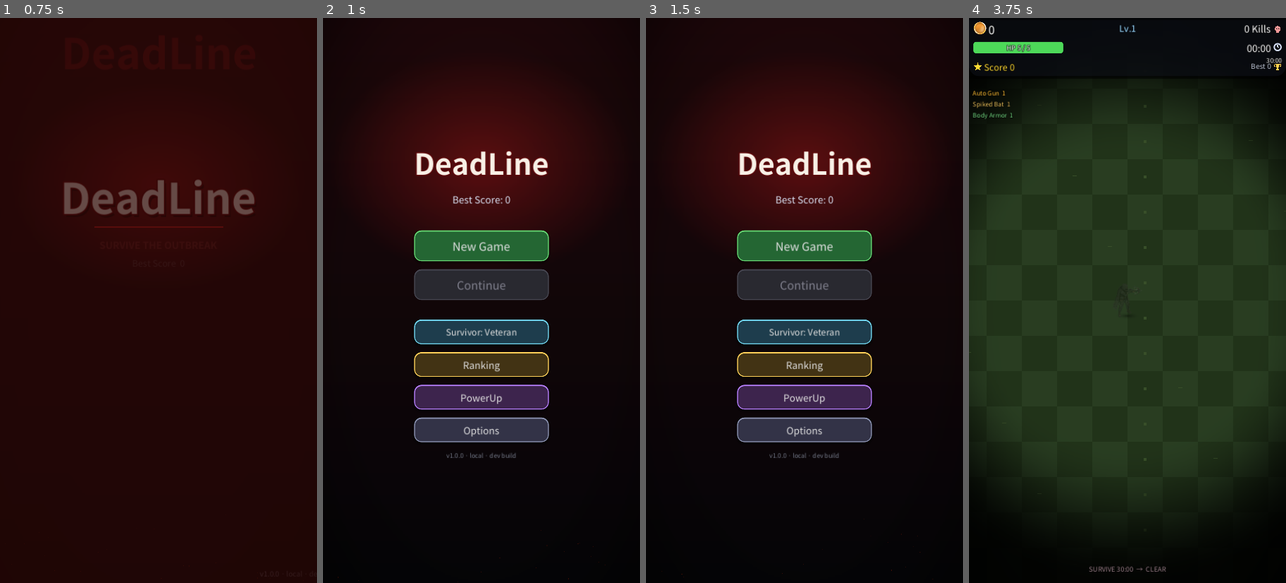
Above: before the commit, frames 1-4 (left to right).
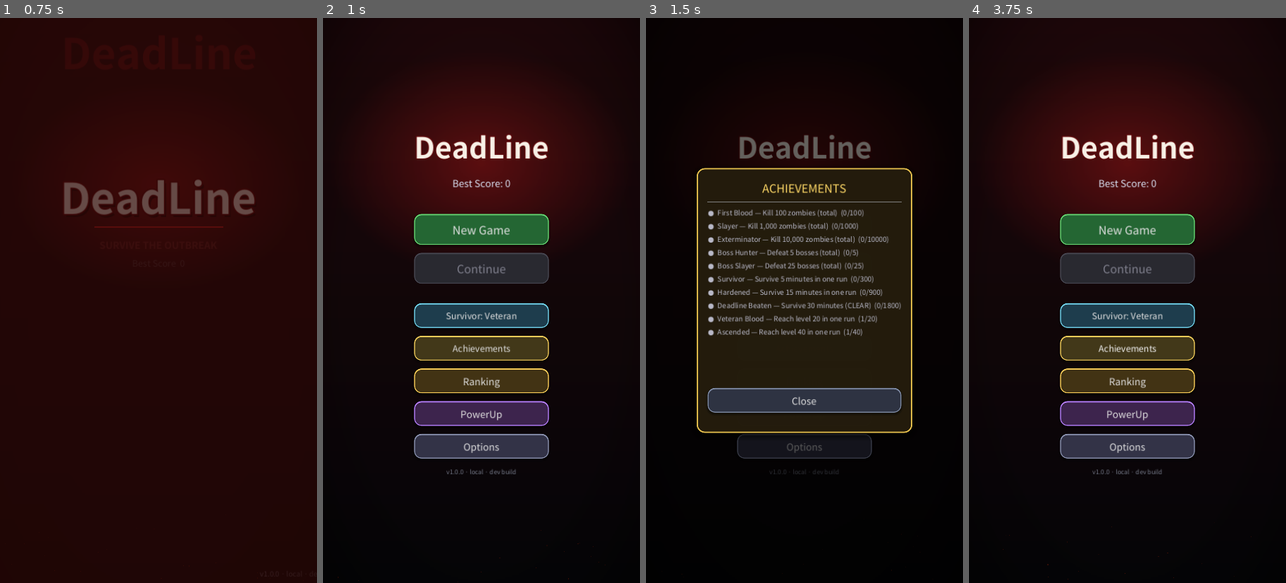
Above: after the commit, the same moments.

Repository: kosj/game_action_defence
Game: Godot game, scene res://scenes/TitleScreen.tscn
Same seed, same stepped clock (60 frames per second), same inputs: the game is played once before the commit and once after it. Sound files missing from this copy of the repository are replaced by a short silence.
Inputs (mouse positions are in pixels of both pictures, inside the frame that each line leads up to):
- Up to frame 1 (0.75 s): tap Enter at 0.5 s; move the mouse to (228, 272) at 0.52 s; click (228, 272) at 0.67 s
- Up to frame 2 (1 s): no input
- Up to frame 3 (1.5 s): click (804, 345) at 1.25 s, where only the run after the commit has a clickable "Achievements"
- Up to frame 4 (3.75 s): click "New Game" at 2 s; click "New Game" at 2.75 s; click (1251, 46) at 3.5 s, where only the run before the commit has a clickable "Skip"

Frame 1 is identical in both runs. In frame 2, 16% of the frame differs, in the area x 28-72%, y 20-81%; in frame 3, 28%; in frame 4, 68%, in the area x 0-100%, y 0-100%.

Commit message:
Phase 5-B: achievements (tracking + rewards + UI)
Add a data-driven achievement system that tracks lifetime/best-run metrics,
unlocks milestones for meta-gold rewards, and surfaces them in-game and in
the menu.

- AchievementData (id/display/desc/metric/threshold/reward_gold) + index
  AchievementDB; generator; data/achievements.tres (10: kill 100/1k/10k,
  boss 5/25, survive 5/15/30 min, level 20/40).
- AchievementManager (new autoload) subscribes to Events signals
  (zombie_killed / boss_died / elapsed_changed / level_up), maintains
  cumulative (total_kills, boss_kills) and best (best_time, best_level)
  stats, and on threshold unlocks -> MetaManager.reward_gold + emits
  achievement_unlocked. Progress/unlocks persist to
  user://achievements.save (saved immediately on unlock, flushed on death).
- MetaManager.reward_gold() helper to bank achievement rewards.
- HUD shows a brief trophy toast on unlock; MainMenu gains an Achievements
  overlay listing each entry with progress / checkmark.
- MASTER_PLAN.md: achievements row complete; 5-B logged, 5-C remaining.

Validated headless: --import parses clean; achievements.tres generates (10);
a tracking probe (100 kills / 300 s / level 20) unlocks kills_100, survive_5,
level_20 (kills_1k stays locked) and banks +230 meta gold (50+80+100); the
MainMenu scene builds the new overlay error-free.

Co-Authored-By: Claude Opus 4.8 <noreply@anthropic.com>
Claude-Session: https://claude.ai/code/session_01CGDKLmv2BxdFp7Sn7aQ7ZR

Diff:
--- /dev/null
+++ b/data/achievements.tres
@@ -0,0 +1,98 @@
+[gd_resource type="Resource" script_class="AchievementDB" load_steps=13 format=3]
+
+[ext_resource type="Script" path="res://scripts/data/AchievementData.gd" id="1_q8lkf"]
+[ext_resource type="Script" path="res://scripts/data/AchievementDB.gd" id="2_mqu0k"]
+
+[sub_resource type="Resource" id="Resource_vbxwi"]
+script = ExtResource("1_q8lkf")
+id = "kills_100"
+display = "First Blood"
+desc = "Kill 100 zombies (total)"
+metric = "total_kills"
+threshold = 100
+reward_gold = 50
+
+[sub_resource type="Resource" id="Resource_j1oyw"]
+script = ExtResource("1_q8lkf")
+id = "kills_1k"
+display = "Slayer"
+desc = "Kill 1,000 zombies (total)"
+metric = "total_kills"
+threshold = 1000
+reward_gold = 150
+
+[sub_resource type="Resource" id="Resource_dvic6"]
+script = ExtResource("1_q8lkf")
+id = "kills_10k"
+display = "Exterminator"
+desc = "Kill 10,000 zombies (total)"
+metric = "total_kills"
+threshold = 10000
+reward_gold = 500
+
+[sub_resource type="Resource" id="Resource_onplp"]
+script = ExtResource("1_q8lkf")
+id = "boss_5"
+display = "Boss Hunter"
+desc = "Defeat 5 bosses (total)"
+metric = "boss_kills"
+threshold = 5
+reward_gold = 100
+
+[sub_resource type="Resource" id="Resource_gqb67"]
+script = ExtResource("1_q8lkf")
+id = "boss_25"
+display = "Boss Slayer"
+desc = "Defeat 25 bosses (total)"
+metric = "boss_kills"
+threshold = 25
+reward_gold = 300
+
+[sub_resource type="Resource" id="Resource_ht1uj"]
+script = ExtResource("1_q8lkf")
+id = "survive_5"
+display = "Survivor"
+desc = "Survive 5 minutes in one run"
+metric = "best_time"
+threshold = 300
+reward_gold = 80
+
+[sub_resource type="Resource" id="Resource_i1hkw"]
+script = ExtResource("1_q8lkf")
+id = "survive_15"
+display = "Hardened"
+desc = "Survive 15 minutes in one run"
+metric = "best_time"
+threshold = 900
+reward_gold = 200
+
+[sub_resource type="Resource" id="Resource_hq1s1"]
+script = ExtResource("1_q8lkf")
+id = "survive_30"
+display = "Deadline Beaten"
+desc = "Survive 30 minutes (CLEAR)"
+metric = "best_time"
+threshold = 1800
+reward_gold = 500
+
+[sub_resource type="Resource" id="Resource_l3ays"]
+script = ExtResource("1_q8lkf")
+id = "level_20"
+display = "Veteran Blood"
+desc = "Reach level 20 in one run"
+metric = "best_level"
+threshold = 20
+reward_gold = 100
+
+[sub_resource type="Resource" id="Resource_va6jy"]
+script = ExtResource("1_q8lkf")
+id = "level_40"
+display = "Ascended"
+desc = "Reach level 40 in one run"
+metric = "best_level"
+threshold = 40
+reward_gold = 250
+
+[resource]
+script = ExtResource("2_mqu0k")
+achievements = Array[ExtResource("1_q8lkf")]([SubResource("Resource_vbxwi"), SubResource("Resource_j1oyw"), SubResource("Resource_dvic6"), SubResource("Resource_onplp"), SubResource("Resource_gqb67"), SubResource("Resource_ht1uj"), SubResource("Resource_i1hkw"), SubResource("Resource_hq1s1"), SubResource("Resource_l3ays"), SubResource("Resource_va6jy")])
--- a/project.godot
+++ b/project.godot
@@ -23,6 +23,7 @@
 SaveManager="*res://scripts/SaveManager.gd"
 MetaManager="*res://scripts/MetaManager.gd"
 CharacterManager="*res://scripts/CharacterManager.gd"
+AchievementManager="*res://scripts/AchievementManager.gd"
 RankingManager="*res://scripts/RankingManager.gd"
 AdManager="*res://scripts/AdManager.gd"
 Locale="*res://scripts/Locale.gd"
--- /dev/null
+++ b/scripts/AchievementManager.gd
@@ -0,0 +1,93 @@
+extends Node
+## 도전과제 추적/해금 관리 (Autoload "AchievementManager").
+## Events 시그널로 지표(누적 처치·보스·최고 생존시간·최고 레벨)를 갱신하고, 임계 도달 시 해금 →
+## 메타 골드 보상 + achievement_unlocked 알림. 진행/해금 상태를 user://achievements.save 에 보존한다.
+
+const SAVE_PATH := "user://achievements.save"
+
+var stats: Dictionary = {"total_kills": 0, "boss_kills": 0, "best_time": 0, "best_level": 1}
+var _unlocked: Dictionary = {}   # id -> true
+var _dirty: bool = false
+
+
+func _ready() -> void:
+	_load()
+	Events.zombie_killed.connect(func(): _add("total_kills", 1))
+	Events.boss_died.connect(func(): _add("boss_kills", 1))
+	Events.elapsed_changed.connect(func(sec: float): _set_max("best_time", int(sec)))
+	Events.level_up.connect(func(lvl: int): _set_max("best_level", lvl))
+	Events.player_died.connect(_flush)
+
+
+func is_unlocked(id: String) -> bool:
+	return _unlocked.has(id)
+
+
+func progress(metric: String) -> int:
+	return int(stats.get(metric, 0))
+
+
+## 누적 지표 증가.
+func _add(metric: String, n: int) -> void:
+	stats[metric] = int(stats.get(metric, 0)) + n
+	_dirty = true
+	_check(metric)
+
+
+## 최고값 지표 갱신(단일 런 최고 생존/레벨 등).
+func _set_max(metric: String, value: int) -> void:
+	if value > int(stats.get(metric, 0)):
+		stats[metric] = value
+		_dirty = true
+		_check(metric)
+
+
+## 해당 지표를 쓰는 미해금 과제 중 임계 도달분을 해금한다.
+func _check(metric: String) -> void:
+	for a in GameData.achievements:
+		if a == null or a.metric != metric or _unlocked.has(a.id):
+			continue
+		if int(stats.get(metric, 0)) >= a.threshold:
+			_unlock(a)
+
+
+func _unlock(a: AchievementData) -> void:
+	_unlocked[a.id] = true
+	if a.reward_gold > 0:
+		MetaManager.reward_gold(a.reward_gold)   # 메타 은행에 즉시 적립
+	Events.achievement_unlocked.emit(a.display)
+	_save()   # 해금은 즉시 저장(보상 유실 방지)
+
+
+## 런 종료 시(사망) 진행 저장 — 매 처치마다 디스크 쓰기를 피하기 위한 지연 저장.
+func _flush() -> void:
+	if _dirty:
+		_save()
+
+
+func _load() -> void:
+	if not FileAccess.file_exists(SAVE_PATH):
+		return
+	var f := FileAccess.open(SAVE_PATH, FileAccess.READ)
+	if f == null:
+		return
+	var parsed = JSON.parse_string(f.get_as_text())
+	f.close()
+	if typeof(parsed) != TYPE_DICTIONARY:
+		return
+	var st = parsed.get("stats", {})
+	if typeof(st) == TYPE_DICTIONARY:
+		for k in st.keys():
+			stats[str(k)] = int(st[k])
+	var un = parsed.get("unlocked", [])
+	if typeof(un) == TYPE_ARRAY:
+		for id in un:
+			_unlocked[str(id)] = true
+
+
+func _save() -> void:
+	var f := FileAccess.open(SAVE_PATH, FileAccess.WRITE)
+	if f:
+		f.store_string(JSON.stringify({"stats": stats, "unlocked": _unlocked.keys()}))
+		f.close()
+	_dirty = false
--- a/scripts/Events.gd
+++ b/scripts/Events.gd
@@ -82,6 +82,7 @@
 signal inventory_changed        # 무기/패시브 인벤토리 변경 — HUD 장착 표시 갱신
 signal evolution_offer          # 진화 보물상자 개봉 — LevelUpPanel 이 진화 선택지를 띄운다
 signal elite_pack               # 예약 엘리트 팩 등장(주기적) — 진화 상자 드롭 트리거
+signal achievement_unlocked(title: String)   # 도전과제 달성 — HUD 토스트 알림
 
 var total_gold: int = 0
 var total_kills: int = 0
--- a/scripts/HUD.gd
+++ b/scripts/HUD.gd
@@ -123,6 +123,7 @@
 	Events.xp_changed.connect(_on_xp_changed)
 	Events.inventory_changed.connect(_on_inventory_changed)
 	Events.game_won.connect(_on_game_won)
+	Events.achievement_unlocked.connect(_on_achievement_unlocked)
 	restart_button.pressed.connect(_on_restart_pressed)
 	main_menu_button.pressed.connect(_on_main_menu_pressed)
 	AdManager.rewarded_granted.connect(_on_rewarded_granted)
@@ -232,6 +233,28 @@
 	_swarm_tween.parallel().tween_property(_swarm_banner, "scale", Vector2.ONE, 0.22).set_trans(Tween.TRANS_BACK).set_ease(Tween.EASE_OUT)
 	_swarm_tween.tween_interval(0.7)
 	_swarm_tween.tween_property(_swarm_banner, "modulate:a", 0.0, 0.4)
+
+
+## 도전과제 달성 토스트 — 화면 상단 중앙에 잠깐 떴다 사라진다(코드로 즉석 생성).
+func _on_achievement_unlocked(title: String) -> void:
+	var toast := Label.new()
+	toast.text = "🏆  %s" % title
+	toast.set_anchors_preset(Control.PRESET_CENTER_TOP)
+	toast.offset_top = 150.0
+	toast.horizontal_alignment = HORIZONTAL_ALIGNMENT_CENTER
+	toast.add_theme_font_size_override("font_size", 22)
+	toast.add_theme_color_override("font_color", Color(1.0, 0.85, 0.35))
+	toast.add_theme_color_override("font_outline_color", Color(0, 0, 0, 0.9))
+	toast.add_theme_constant_override("outline_size", 4)
+	toast.mouse_filter = Control.MOUSE_FILTER_IGNORE
+	toast.modulate.a = 0.0
+	add_child(toast)
+	var tw := create_tween()
+	tw.tween_property(toast, "modulate:a", 1.0, 0.25)
+	tw.parallel().tween_property(toast, "offset_top", 120.0, 0.25).set_trans(Tween.TRANS_BACK).set_ease(Tween.EASE_OUT)
+	tw.tween_interval(2.0)
+	tw.tween_property(toast, "modulate:a", 0.0, 0.5)
+	tw.tween_callback(toast.queue_free)
 
 
 func _on_player_health_changed(health: int, max_health: int) -> void:
--- a/scripts/MainMenu.gd
+++ b/scripts/MainMenu.gd
@@ -45,6 +45,12 @@
 var _char_dim: ColorRect
 var _char_panel: PanelContainer
 var _char_rows: Array = []       # [{ "btn": Button, "c": CharacterData }]
+
+# ── 도전과제 오버레이 ──
+var _ach_btn: Button
+var _ach_dim: ColorRect
+var _ach_panel: PanelContainer
+var _ach_rows: Array = []        # [{ "label": Label, "a": AchievementData }]
 
 
 func _ready() -> void:
@@ -167,6 +173,14 @@
 	_char_btn.pressed.connect(_on_character_pressed)
 	box.add_child(_char_btn)
 
+	_ach_btn = Button.new()
+	_ach_btn.text = "Achievements"
+	_ach_btn.custom_minimum_size = Vector2(300, 56)
+	_ach_btn.add_theme_font_size_override("font_size", 20)
+	_UIStyle.apply_button_style(_ach_btn, Color(0.26, 0.22, 0.10), Color(0.95, 0.80, 0.35))
+	_ach_btn.pressed.connect(_on_achievements_pressed)
+	box.add_child(_ach_btn)
+
 	_rank_btn = Button.new()
 	_rank_btn.custom_minimum_size = Vector2(300, 56)
 	_rank_btn.add_theme_font_size_override("font_size", 22)
@@ -202,6 +216,7 @@
 	_build_power_panel()
 	_build_character_panel()
 	_refresh_char_button()
+	_build_achievement_panel()
 
 
 ## 옵션 패널(언어 / 사운드 On/Off) — Option 버튼으로 열고 닫는 오버레이.
@@ -502,6 +517,104 @@
 	SoundManager.play("gold", 0.03, 1.2)
 	_refresh_character()
 	_refresh_char_button()
+
+
+# ── 도전과제 오버레이 ─────────────────────────────────────────────────
+func _build_achievement_panel() -> void:
+	_ach_dim = ColorRect.new()
+	_ach_dim.set_anchors_preset(Control.PRESET_FULL_RECT)
+	_ach_dim.color = Color(0, 0, 0, 0.6)
+	_ach_dim.mouse_filter = Control.MOUSE_FILTER_STOP
+	_ach_dim.visible = false
+	_ach_dim.gui_input.connect(_on_ach_dim_input)
+	add_child(_ach_dim)
+
+	_ach_panel = PanelContainer.new()
+	_ach_panel.anchor_left = 0.5
+	_ach_panel.anchor_right = 0.5
+	_ach_panel.anchor_top = 0.5
+	_ach_panel.anchor_bottom = 0.5
+	_ach_panel.offset_left = -245.0
+	_ach_panel.offset_right = 245.0
+	_ach_panel.offset_top = -300.0
+	_ach_panel.offset_bottom = 300.0
+	_ach_panel.add_theme_stylebox_override("panel", _UIStyle.panel(Color(0.14, 0.11, 0.05, 0.98), Color(0.9, 0.75, 0.3)))
+	_ach_panel.visible = false
+	add_child(_ach_panel)
+
+	var margin := MarginContainer.new()
+	for m in ["left", "right", "top", "bottom"]:
+		margin.add_theme_constant_override("margin_" + m, 22)
+	_ach_panel.add_child(margin)
+
+	var vb := VBoxContainer.new()
+	vb.add_theme_constant_override("separation", 10)
+	margin.add_child(vb)
+
+	var title := Label.new()
+	title.text = "ACHIEVEMENTS"
+	title.horizontal_alignment = HORIZONTAL_ALIGNMENT_CENTER
+	title.add_theme_font_size_override("font_size", 26)
+	title.add_theme_color_override("font_color", Color(1.0, 0.85, 0.4))
+	vb.add_child(title)
+
+	vb.add_child(HSeparator.new())
+
+	var scroll := ScrollContainer.new()
+	scroll.custom_minimum_size = Vector2(0, 400)
+	scroll.horizontal_scroll_mode = ScrollContainer.SCROLL_MODE_DISABLED
+	vb.add_child(scroll)
+	var list := VBoxContainer.new()
+	list.add_theme_constant_override("separation", 6)
+	list.size_flags_horizontal = Control.SIZE_EXPAND_FILL
+	scroll.add_child(list)
+
+	_ach_rows.clear()
+	for a in GameData.achievements:
+		var row := Label.new()
+		row.custom_minimum_size = Vector2(420, 0)
+		row.add_theme_font_size_override("font_size", 16)
+		row.autowrap_mode = TextServer.AUTOWRAP_WORD_SMART
+		list.add_child(row)
+		_ach_rows.append({"label": row, "a": a})
+
+	var close := Button.new()
+	close.text = "Close"
+	close.custom_minimum_size = Vector2(0, 52)
+	close.add_theme_font_size_override("font_size", 22)
+	_UIStyle.apply_button_style(close, Color(0.18, 0.20, 0.26), Color(0.5, 0.55, 0.65))
+	close.pressed.connect(_on_achievements_close)
+	vb.add_child(close)
+
+
+func _refresh_achievements() -> void:
+	for row in _ach_rows:
+		var a: AchievementData = row["a"]
+		var lbl: Label = row["label"]
+		var done := AchievementManager.is_unlocked(a.id)
+		var prog := mini(AchievementManager.progress(a.metric), a.threshold)
+		if done:
+			lbl.text = "✓  %s — %s" % [a.display, a.desc]
+			lbl.add_theme_color_override("font_color", Color(0.55, 0.95, 0.55))
+		else:
+			lbl.text = "○  %s — %s  (%d/%d)" % [a.display, a.desc, prog, a.threshold]
+			lbl.add_theme_color_override("font_color", Color(0.72, 0.72, 0.78))
+
+
+func _on_achievements_pressed() -> void:
+	_refresh_achievements()
+	_ach_dim.visible = true
+	_ach_panel.visible = true
+
+
+func _on_achievements_close() -> void:
+	_ach_dim.visible = false
+	_ach_panel.visible = false
+
+
+func _on_ach_dim_input(event: InputEvent) -> void:
+	if (event is InputEventMouseButton and event.pressed) or (event is InputEventScreenTouch and event.pressed):
+		_on_achievements_close()
 
 
 func _refresh_power() -> void:
--- a/scripts/MetaManager.gd
+++ b/scripts/MetaManager.gd
@@ -56,6 +56,14 @@
 	_levels[id] = level(id) + 1
 	_save()
 	return true
+
+
+## 도전과제 보상 등으로 메타 골드를 즉시 적립(은행).
+func reward_gold(amount: int) -> void:
+	if amount <= 0:
+		return
+	meta_gold += amount
+	_save()
 
 
 ## 런 종료 시(게임오버 → 재시작/메뉴) 이번 판에서 번 골드를 은행에 적립.
--- /dev/null
+++ b/scripts/data/AchievementDB.gd
@@ -0,0 +1,5 @@
+class_name AchievementDB
+extends Resource
+## 도전과제 카탈로그 인덱스. 웹 빌드 호환을 위해 단일 리소스로 묶어 load 한다. 배열 순서 = 표시 순서.
+
+@export var achievements: Array[AchievementData] = []
--- /dev/null
+++ b/scripts/data/AchievementData.gd
@@ -0,0 +1,11 @@
+class_name AchievementData
+extends Resource
+## 도전과제 데이터. metric(추적 지표)이 threshold 에 도달하면 해금되고 reward_gold(메타 골드)를 준다.
+## metric 키: total_kills / boss_kills(누적) · best_time(초, 단일 런 최고 생존) · best_level(단일 런 최고 레벨).
+
+@export var id: String = ""
+@export var display: String = ""
+@export var desc: String = ""
+@export var metric: String = ""
+@export var threshold: int = 1
+@export var reward_gold: int = 0
--- a/scripts/data/GameData.gd
+++ b/scripts/data/GameData.gd
@@ -9,6 +9,7 @@
 const DIFFICULTY_PATH := "res://data/difficulty.tres"
 const ITEM_CATALOG_PATH := "res://data/item_catalog.tres"
 const CHARACTER_DB_PATH := "res://data/character_db.tres"
+const ACHIEVEMENT_DB_PATH := "res://data/achievements.tres"
 
 var zombie_list: Array[ZombieData] = []   # 정의 순서 유지(스포너 가중치 인덱스와 정렬)
 var _zombie_by_id: Dictionary = {}
@@ -27,6 +28,8 @@
 var characters: Array[CharacterData] = []   # 캐릭터 카탈로그(표시/기본 순서)
 var _character_by_id: Dictionary = {}
 
+var achievements: Array[AchievementData] = []   # 도전과제 카탈로그(표시 순서)
+
 
 func _ready() -> void:
 	_load_zombies()
@@ -34,6 +37,16 @@
 	_load_difficulty()
 	_load_items()
 	_load_characters()
+	_load_achievements()
+
+
+func _load_achievements() -> void:
+	if not ResourceLoader.exists(ACHIEVEMENT_DB_PATH):
+		push_warning("GameData: %s 없음 — 도전과제 데이터 로드 실패" % ACHIEVEMENT_DB_PATH)
+		return
+	var db = load(ACHIEVEMENT_DB_PATH)
+	if db is AchievementDB:
+		achievements = db.achievements
 
 
 func _load_characters() -> void:
--- /dev/null
+++ b/tools/gen_achievement_data.gd
@@ -0,0 +1,28 @@
+extends SceneTree
+## 일회성: 도전과제 카탈로그 .tres 생성.  godot --headless --path . --script res://tools/gen_achievement_data.gd
+
+func _a(id: String, disp: String, desc: String, metric: String, threshold: int, reward: int) -> AchievementData:
+	var a := AchievementData.new()
+	a.id = id; a.display = disp; a.desc = desc
+	a.metric = metric; a.threshold = threshold; a.reward_gold = reward
+	return a
+
+
+func _initialize() -> void:
+	DirAccess.make_dir_recursive_absolute("res://data")
+	var db := AchievementDB.new()
+	db.achievements = [
+		_a("kills_100",   "First Blood",   "Kill 100 zombies (total)",     "total_kills", 100,   50),
+		_a("kills_1k",    "Slayer",        "Kill 1,000 zombies (total)",   "total_kills", 1000,  150),
+		_a("kills_10k",   "Exterminator",  "Kill 10,000 zombies (total)",  "total_kills", 10000, 500),
+		_a("boss_5",      "Boss Hunter",   "Defeat 5 bosses (total)",      "boss_kills",  5,     100),
+		_a("boss_25",     "Boss Slayer",   "Defeat 25 bosses (total)",     "boss_kills",  25,    300),
+		_a("survive_5",   "Survivor",      "Survive 5 minutes in one run", "best_time",   300,   80),
+		_a("survive_15",  "Hardened",      "Survive 15 minutes in one run","best_time",   900,   200),
+		_a("survive_30",  "Deadline Beaten","Survive 30 minutes (CLEAR)",  "best_time",   1800,  500),
+		_a("level_20",    "Veteran Blood", "Reach level 20 in one run",    "best_level",  20,    100),
+		_a("level_40",    "Ascended",      "Reach level 40 in one run",    "best_level",  40,    250),
+	]
+	var err := ResourceSaver.save(db, "res://data/achievements.tres")
+	print("gen_achievement_data: saved achievements.tres err=%d (n=%d)" % [err, db.achievements.size()])
+	quit()
Not shown, changed: MASTER_PLAN.md
